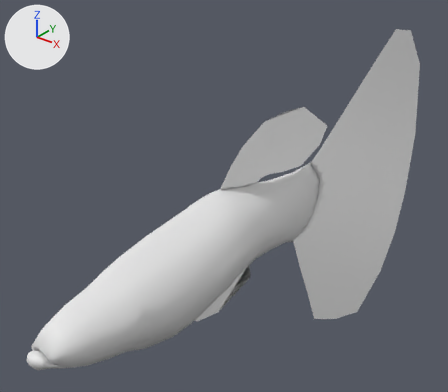
The glTF model apps/web/public/assets/fish/guppy-male/lod0.glb as it was, and as the next commit left it.
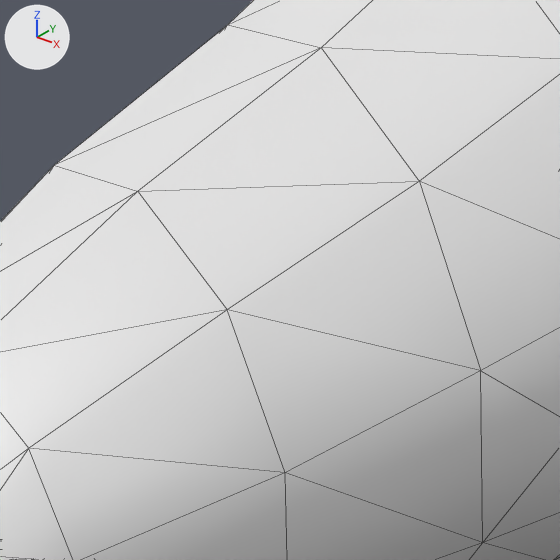
Each version is shown whole from a 50 mm lens placed at (0.02313, -0.0254, 0.02149), pointed at (-0.00521, 0.01003, -0.00047), then close up on the part from 13% to 28% of the width and 73% to 90% of the height. Arrows for +X, +Y and +Z are at upper left; the lights stay in place. The first two pictures are the older version. The close-ups show mesh edges as thin lines.

The scene before the commit, as lines of its bpy script (objects in view):
```python
me_guppy_male = bpy.data.meshes.new('guppy-male')
me_guppy_male.from_pydata(...)  # 616 vertices, 1233 faces; spans x -0.0022..0.0022, y -0.0123..0.0361, z -0.0191..0.0108
me_guppy_male.materials.append(mat_material_001)  # its picture is missing
ob_guppy_male = bpy.data.objects.new('guppy-male', me_guppy_male)
ob_guppy_male.location = (0.0, 0.0, 0.0)
```
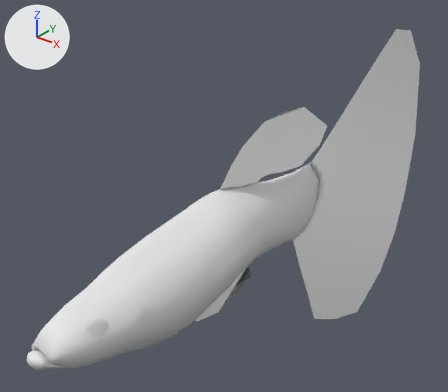
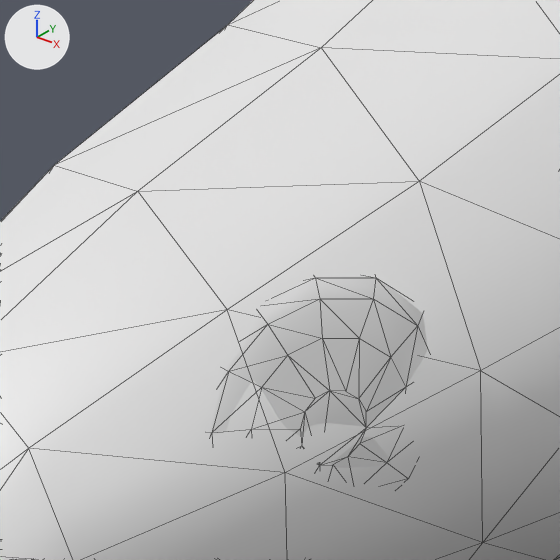
The edits, one by one:
me_guppy_male is used by ob_guppy_male; location (0.0, 0.0, 0.0).
me_guppy_male had 616 vertices, 1233 faces and spanned x -0.0022..0.0022, y -0.0123..0.0361, z -0.0191..0.0108.
me_guppy_male now has 784 vertices, 1561 faces and spans x -0.0022..0.0022, y -0.0123..0.0361, z -0.0191..0.0108.
me_guppy_male part 1: a new loose piece of 84 vertices spanning x 0.0005..0.0014, y -0.0099..-0.0078, z -0.0007..0.0013, in mat_material_001 (its picture is missing).
Other edits to the shape of me_guppy_male do not show in these pictures.

Changed parts and their boxes [x1, y1, x2, y2] in the close-ups (560 x 560 px):
part 1 of me_guppy_male, added
    after: [211, 276, 428, 468]
